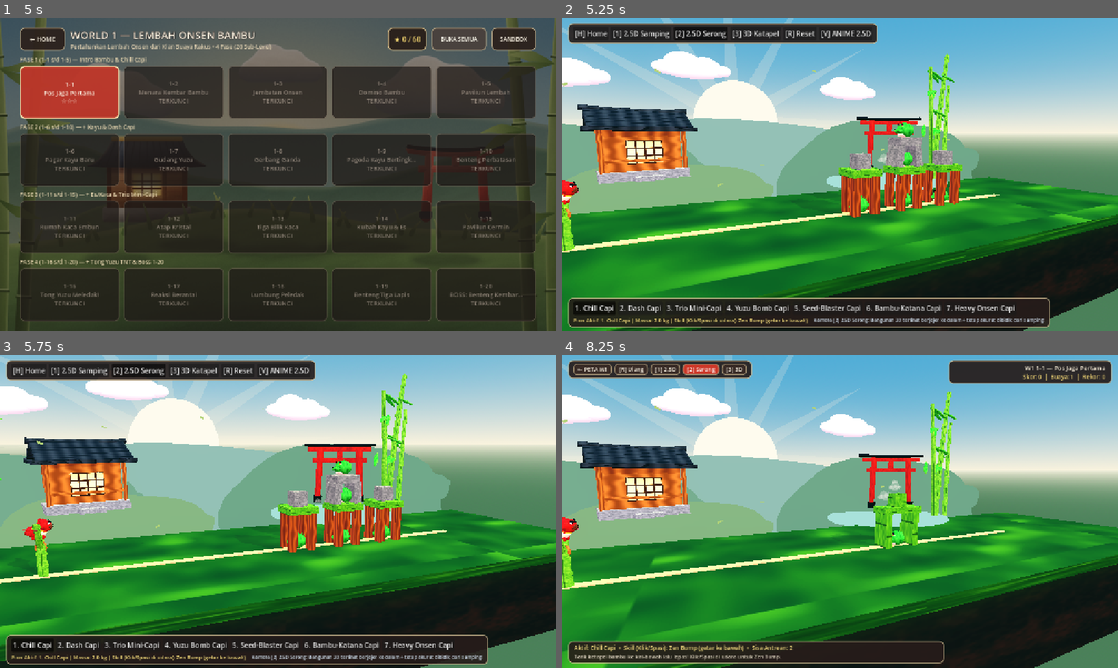
Above: before the commit, frames 1-4 (two rows, left to right).
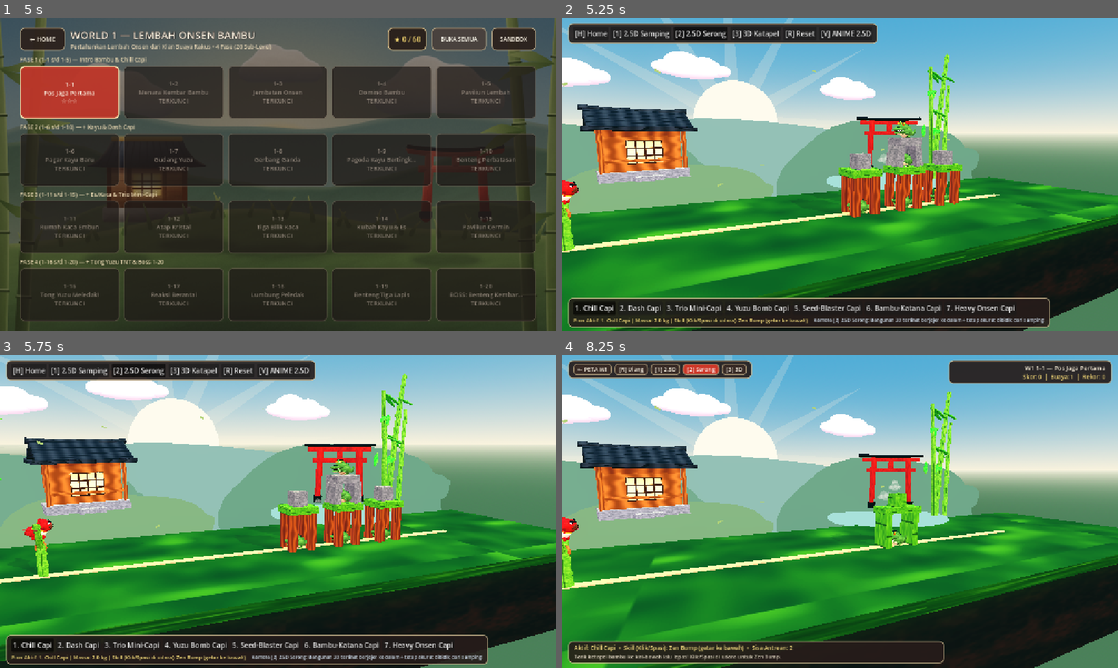
Above: after the commit, the same moments.

Repository: TOBIANDA/angry-capibara
Game: Godot game, scene res://scenes/ui/home_screen.tscn
Two runs of this game, one before a commit and one after it. Both use one fixed random seed, a clock stepped at 60 frames per second and the inputs below.
Inputs (mouse positions are in pixels of both pictures, inside the frame that each line leads up to):
- Up to frame 1 (5 s): tap Enter at 0.5 s; move the mouse to (400, 158) at 0.52 s; tap R at 0.6 s; click (400, 158) at 0.67 s; tap Space at 0.77 s; click "← HOME" at 1.25 s; drag from (166, 190) to (250, 237) at 2.02 s; click "PLAY" at 2.75 s; click "BUKA SEMUA" at 3.5 s; click "MODE PROGRES" at 4.25 s
- Up to frame 2 (5.25 s): click "SANDBOX" at 5 s
- Up to frame 3 (5.75 s): no input
- Up to frame 4 (8.25 s): click "[H] Home" at 5.75 s; move the mouse to (895, 442) at 6.52 s; tap 2 at 6.6 s; click (895, 442) at 6.67 s; click "PLAY" at 7.25 s; click "1-1 Pos Jaga Pertama ☆☆☆" at 8 s

Frame 1 is identical in both runs. In frame 2, 0.4% of the frame differs, in the area x 51-70%, y 32-63%; in frame 3, 0.4%, in the area x 51-71%, y 33-62%; in frame 4, 0.1%.

Commit message:
feat(croco): sculpt expressive Crocodile Raider & boost graze/crush damage sensitivity

Diff:
--- a/godot_project/scripts/gameplay/level_runner.gd
+++ b/godot_project/scripts/gameplay/level_runner.gd
@@ -90,6 +90,7 @@
 var drag_start_px: Vector2 = Vector2.ZERO
 var pull_vector: Vector3 = Vector3.ZERO
 var is_flying: bool = false
+var shot_fired: bool = false
 var skill_used: bool = false
 var flight_timer: float = 0.0
 var settle_timer: float = 0.0
@@ -125,6 +126,7 @@
 
 # CLI flags for capture & automated 20-stage stability validation
 var capture_stage_path: String = ""
+var capture_croco_path: String = ""
 var capture_done: bool = false
 var validate_all_w1: bool = false
 var validate_idx: int = 1
@@ -138,6 +140,8 @@
 			current_stage_id = arg.substr(8)
 		elif arg.begins_with("--capture-stage="):
 			capture_stage_path = arg.substr(16)
+		elif arg.begins_with("--capture-croco="):
+			capture_croco_path = arg.substr(16)
 		elif arg == "--validate-w1":
 			validate_all_w1 = true
 			current_stage_id = "1-1"
@@ -697,10 +701,11 @@
 	active_capy_visual = null
 	is_aiming = false
 	is_flying = false
+	shot_fired = false
 	skill_used = false
 	flight_timer = 0.0
 	settle_timer = 0.0
-	spawn_grace = 0.55
+	spawn_grace = 0.65
 	score = 0
 	combo_count = 0
 	combo_timer = 0.0
@@ -826,17 +831,17 @@
 	var pos_arr: Array = def.get("pos", [6.0, 0.4])
 	var is_boss: bool = (etype == "mini_boss")
 	var rad: float = 0.48 if is_boss else 0.36
-	var hp: float = 120.0 if is_boss else 35.0
+	var hp: float = 92.0 if is_boss else 24.0
 	var pts: int = 15000 if is_boss else 5000
 
 	var rb := RigidBody3D.new()
 	rb.position = Vector3(float(pos_arr[0]), float(pos_arr[1]), 0.0)
-	rb.mass = 2.0 if is_boss else 0.85
+	rb.mass = 1.85 if is_boss else 0.80
 	rb.axis_lock_linear_z = true
 	rb.axis_lock_angular_x = true
 	rb.axis_lock_angular_y = true
 	rb.contact_monitor = true
-	rb.max_contacts_reported = 6
+	rb.max_contacts_reported = 8
 	rb.linear_damp = 0.35
 	rb.angular_damp = 0.45
 
@@ -846,21 +851,23 @@
 	col.shape = shape
 	rb.add_child(col)
 
+	var base_sc: float = 1.52 if is_boss else 1.12
 	var mi := MeshInstance3D.new()
 	mi.mesh = mesh_croco
-	mi.scale = Vector3.ONE * (1.52 if is_boss else 1.12)
-	_apply_rovio_model_materials(mi, Color(0.95, 0.88, 0.72) if is_boss else Color.WHITE)
+	mi.scale = Vector3.ONE * base_sc
+	var base_tint := Color(0.95, 0.90, 0.76) if is_boss else Color.WHITE
+	_apply_rovio_model_materials(mi, base_tint)
 	rb.add_child(mi)
 
 	# Mahkota Emas Yuzu untuk Mini-Boss Stage 1-20!
 	if is_boss:
 		var crown := MeshInstance3D.new()
 		var cm := CylinderMesh.new()
-		cm.top_radius = 0.24
-		cm.bottom_radius = 0.18
-		cm.height = 0.22
+		cm.top_radius = 0.22
+		cm.bottom_radius = 0.16
+		cm.height = 0.20
 		crown.mesh = cm
-		crown.position = Vector3(0.0, 0.48, 0.0)
+		crown.position = Vector3(-0.08, 0.56, 0.0)
 		crown.material_override = _make_rovio_mat(null, Color(0.96, 0.78, 0.22), Vector2.ONE, 0.30, 0.35)
 		rb.add_child(crown)
 
@@ -870,9 +877,14 @@
 		"type": etype,
 		"hp": hp,
 		"max_hp": hp,
-		"thresh": 2.6 if is_boss else 1.8,
+		"thresh": 1.35 if is_boss else 0.75,
 		"score": pts,
 		"last_vel": Vector3.ZERO,
+		"base_scale": base_sc,
+		"base_tint": base_tint,
+		"hurt_t": 0.0,
+		"bruised": false,
+		"phase": float(enemies.size()) * 1.4,
 		"dead": false
 	}
 	rb.set_meta("kind", "enemy")
@@ -958,6 +970,7 @@
 	var v_self: Vector3 = rec["last_vel"]
 	var v_other := Vector3.ZERO
 	var other_mass: float = 2.0
+	var other_kind: String = str(other.get_meta("kind", ""))
 	var capy_mult: float = 1.0
 
 	if other is RigidBody3D:
@@ -966,38 +979,85 @@
 		else:
 			v_other = other.linear_velocity
 		other_mass = other.mass
-		var kind: String = str(other.get_meta("kind", ""))
-		if kind == "capy":
+		if other_kind == "capy":
 			var ctype: String = str(other.get_meta("capy_type", "chill"))
 			var btype: String = str(rec["type"])
 			if ctype == "dash" and btype == "wood":
 				capy_mult = 1.85
 			elif ctype == "mini" and btype == "ice":
 				capy_mult = 2.15
-			elif is_enemy:
-				capy_mult = 1.55
 
 	var rel_speed: float = (v_self - v_other).length()
 	var thresh: float = float(rec["thresh"])
+
+	if is_enemy:
+		# Buaya sensitif terhadap senggolan kapibara, tertimpa/tersenggol balok bangunan, & jatuh ke tanah!
+		if other_kind == "capy":
+			# Senggolan kapibara sekecil apa pun (>= 0.45 m/s) langsung melukai parah (min 16 HP)
+			if rel_speed < 0.45:
+				return
+			var dmg_capy: float = maxf(16.0, (rel_speed - 0.35) * (7.2 + other_mass * 2.8) * 1.45)
+			_apply_damage(rec, dmg_capy, true)
+			return
+		elif other_kind == "block":
+			# Tertimpa / tersenggol bangunan (bambu, kayu, es, TNT): ekstra sakit setelah tembakan!
+			var eff_thresh: float = thresh if shot_fired else 2.2
+			if rel_speed < eff_thresh:
+				return
+			var base_min: float = 10.0 if shot_fired else 0.0
+			var dmg_blk: float = maxf(base_min, (rel_speed - eff_thresh) * (6.8 + other_mass * 4.2) * 1.65)
+			_apply_damage(rec, dmg_blk, true)
+			return
+		elif other_kind == "enemy":
+			if rel_speed < 1.0:
+				return
+			_apply_damage(rec, (rel_speed - 0.6) * 10.5, true)
+			return
+		else:
+			# Jatuh terbanting ke tanah setelah terlempar dari bangunan
+			var g_thresh: float = 1.25 if shot_fired else 2.5
+			if rel_speed < g_thresh:
+				return
+			_apply_damage(rec, (rel_speed - 0.85) * 11.0, true)
+			return
+
 	if rel_speed < thresh:
 		return
 
 	var dmg: float = (rel_speed - thresh) * (4.6 + other_mass * 1.9) * capy_mult
-	_apply_damage(rec, dmg, is_enemy)
+	_apply_damage(rec, dmg, false)
 
 func _apply_damage(rec: Dictionary, dmg: float, is_enemy: bool) -> void:
-	if bool(rec["dead"]) or dmg <= 0.1:
+	if bool(rec["dead"]) or dmg <= 0.08:
 		return
 	rec["hp"] = float(rec["hp"]) - dmg
 	if float(rec["hp"]) <= 0.0:
 		_destroy_entity(rec, is_enemy)
 	else:
-		# Visual retak / gelap saat HP di bawah 50%
 		var ratio: float = float(rec["hp"]) / maxf(float(rec["max_hp"]), 1.0)
-		if ratio < 0.55 and not is_enemy:
+		if is_enemy:
+			# Feedback luka nyata pada buaya: flash + squash-bounce + rona memar di bawah 65% HP!
+			rec["hurt_t"] = 0.24
+			if dmg >= 4.0:
+				var rb: RigidBody3D = rec["rb"]
+				if is_instance_valid(rb):
+					_spawn_vfx_sphere(rb.global_position + Vector3(0.0, 0.15, 0.0), 0.56, Color(0.98, 0.86, 0.42))
+			if ratio < 0.65:
+				rec["bruised"] = true
+			_tint_enemy_mesh(rec, Color(1.0, 0.56, 0.46))
+		elif ratio < 0.55:
 			var mi: MeshInstance3D = rec["mi"]
 			if is_instance_valid(mi) and mi.material_override is ShaderMaterial:
 				(mi.material_override as ShaderMaterial).set_shader_parameter("tint_color", Color(0.62, 0.54, 0.48))
+
+func _tint_enemy_mesh(rec: Dictionary, tint: Color) -> void:
+	var mi: MeshInstance3D = rec["mi"]
+	if not is_instance_valid(mi) or mi.mesh == null:
+		return
+	for s_idx in mi.mesh.get_surface_count():
+		var mat := mi.get_surface_override_material(s_idx)
+		if mat is ShaderMaterial:
+			(mat as ShaderMaterial).set_shader_parameter("tint_color", tint)
 
 func _destroy_entity(rec: Dictionary, is_enemy: bool) -> void:
 	if bool(rec["dead"]):
@@ -1079,16 +1139,23 @@
 
 	match active_capy_type:
 		"chill":
-			# Zen Bump: dorongan tajam ke bawah + gelombang getar radius 2.5m
-			active_capy.apply_central_impulse(Vector3(0.0, -11.0, 0.0))
-			_spawn_vfx_sphere(pos, 2.2, Color(0.95, 0.88, 0.62))
+			# Zen Bump: dorongan tajam ke bawah + gelombang getar radius 2.8m (melukai balok DAN buaya!)
+			active_capy.apply_central_impulse(Vector3(0.0, -11.5, 0.0))
+			_spawn_vfx_sphere(pos, 2.5, Color(0.95, 0.88, 0.62))
 			for b in blocks.duplicate():
 				var rb: RigidBody3D = b["rb"]
 				if is_instance_valid(rb):
 					var d := rb.global_position - pos
-					if d.length() < 2.6:
-						rb.apply_central_impulse(d.normalized() * 9.0)
-						_apply_damage(b, 18.0, false)
+					if d.length() < 2.8:
+						rb.apply_central_impulse(d.normalized() * 10.0)
+						_apply_damage(b, 20.0, false)
+			for e in enemies.duplicate():
+				var rb: RigidBody3D = e["rb"]
+				if is_instance_valid(rb):
+					var d := rb.global_position - pos
+					if d.length() < 3.0:
+						rb.apply_central_impulse(d.normalized() * 9.5 + Vector3(0.0, 2.5, 0.0))
+						_apply_damage(e, 26.0, true)
 		"dash":
 			# Turbo Dash 2.2x lurus!
 			var vel := active_capy.linear_velocity
@@ -1212,6 +1279,7 @@
 	active_capy.set_meta("last_vel", launch_vel)
 	flying_projectiles.append(active_capy)
 	is_flying = true
+	shot_fired = true
 	flight_timer = 0.0
 	settle_timer = 0.0
 	pull_vector = Vector3.ZERO
@@ -1233,6 +1301,28 @@
 			e["last_vel"] = rb.linear_velocity
 			if rb.global_position.y < -3.5:
 				_destroy_entity(e, true)
+				continue
+			# Cek kontinu: buaya tertindih/tertimpa balok miring ATAU disenggol kapibara menggelinding!
+			if shot_fired and spawn_grace <= 0.0 and not stage_ended and not bool(e["dead"]):
+				for col_body in rb.get_colliding_bodies():
+					if not (col_body is RigidBody3D):
+						continue
+					var crb: RigidBody3D = col_body as RigidBody3D
+					var ckind: String = str(crb.get_meta("kind", ""))
+					if ckind == "block":
+						var above: bool = crb.global_position.y > rb.global_position.y + 0.14
+						var rel_v: float = (crb.linear_velocity - rb.linear_velocity).length()
+						var spin: float = absf(crb.angular_velocity.z)
+						if above or rel_v > 0.35 or spin > 0.55:
+							_apply_damage(e, (28.0 + crb.mass * 18.0) * delta, true)
+							if bool(e["dead"]):
+								break
+					elif ckind == "capy":
+						var rel_c: float = (crb.linear_velocity - rb.linear_velocity).length()
+						if rel_c > 0.22:
+							_apply_damage(e, 38.0 * delta, true)
+							if bool(e["dead"]):
+								break
 	for p in flying_projectiles:
 		if is_instance_valid(p):
 			p.set_meta("last_vel", p.linear_velocity)
@@ -1251,6 +1341,7 @@
 
 	_update_slingshot_bands()
 	_update_capy_anim(delta)
+	_update_enemy_anim(delta)
 	_update_camera(delta)
 	_update_vfx(delta)
 
@@ -1307,6 +1398,11 @@
 		var img := get_viewport().get_texture().get_image()
 		img.save_png(capture_stage_path)
 		get_tree().quit()
+	elif capture_croco_path != "" and not capture_done and anim_time > 0.75:
+		capture_done = true
+		var img := get_viewport().get_texture().get_image()
+		img.save_png(capture_croco_path)
+		get_tree().quit()
 
 func _process_automated_validator(delta: float) -> void:
 	validate_timer += delta
@@ -1486,7 +1582,46 @@
 			node.scale = Vector3.ONE * lerpf(0.2, float(item["max_r"]), p)
 			mat.albedo_color.a = lerpf(0.60, 0.0, p)
 
+func _update_enemy_anim(delta: float) -> void:
+	for e in enemies:
+		if bool(e["dead"]):
+			continue
+		var mi: MeshInstance3D = e["mi"]
+		if not is_instance_valid(mi):
+			continue
+		var base_sc: float = float(e["base_scale"])
+		var ph: float = float(e["phase"])
+		var ht: float = float(e["hurt_t"])
+		if ht > 0.0:
+			ht = maxf(ht - delta, 0.0)
+			e["hurt_t"] = ht
+			var p: float = ht / 0.24
+			# Squash-stretch memantul saat kena senggolan/timpaan!
+			var sq: float = sin(p * PI) * 0.22
+			mi.scale = Vector3(base_sc * (1.0 + sq), base_sc * (1.0 - sq * 0.85), base_sc * (1.0 + sq * 0.5))
+			if ht <= 0.0:
+				var bt: Color = e["base_tint"]
+				var rest_tint: Color = bt * Color(0.86, 0.64, 0.58) if bool(e["bruised"]) else bt
+				_tint_enemy_mesh(e, rest_tint)
+		else:
+			# Napas santai / geliat buaya agar terasa hidup!
+			var br: float = sin(anim_time * 3.0 + ph)
+			mi.scale = Vector3(base_sc * (1.0 - 0.03 * br), base_sc * (1.0 + 0.045 * br), base_sc * (1.0 - 0.02 * br))
+
 func _update_camera(delta: float) -> void:
+	if capture_croco_path != "" and not enemies.is_empty():
+		# Ambil musuh tertinggi/terbuka agar tidak terhalang pilar saat potret close-up
+		var best_rb: RigidBody3D = enemies[0]["rb"]
+		for e in enemies:
+			var erb: RigidBody3D = e["rb"]
+			if is_instance_valid(erb) and (not is_instance_valid(best_rb) or erb.global_position.y > best_rb.global_position.y):
+				best_rb = erb
+		if is_instance_valid(best_rb):
+			cam.fov = 34.0
+			var target := best_rb.global_position + Vector3(-0.06, 0.06, 0.0)
+			cam.position = target + Vector3(-0.95, 0.45, 2.25)
+			cam.look_at(target, Vector3.UP)
+			return
 	var desired_pos := Vector3.ZERO
 	var look_target := Vector3(1.8, 2.0, 0.0)
 	if custom_orbit_active:
Not shown, changed: godot_project/assets/generated/models/enemy_croco_minion.mtl
Not shown, changed: godot_project/assets/generated/models/enemy_croco_minion.obj
Not shown, changed: godot_project/assets/generated/textures/tex_capy_belly.bmp.import
Binary file added: godot_project/assets/generated/textures/tex_croco_belly.bmp
Not shown, added: godot_project/assets/generated/textures/tex_croco_belly.bmp.import
Binary file changed: godot_project/assets/generated/textures/tex_croco_eye.bmp
Binary file changed: godot_project/assets/generated/textures/tex_croco_green.bmp
Binary file added: godot_project/assets/generated/textures/tex_croco_scale_dark.bmp
Not shown, added: godot_project/assets/generated/textures/tex_croco_scale_dark.bmp.import
Not shown, changed: godot_project/assets/generated/textures/tex_wood.bmp.import
Not shown, changed: vs_asset_forge/src/bmp_generator.cpp
Not shown, changed: vs_asset_forge/src/models_capybara_anime.cpp
